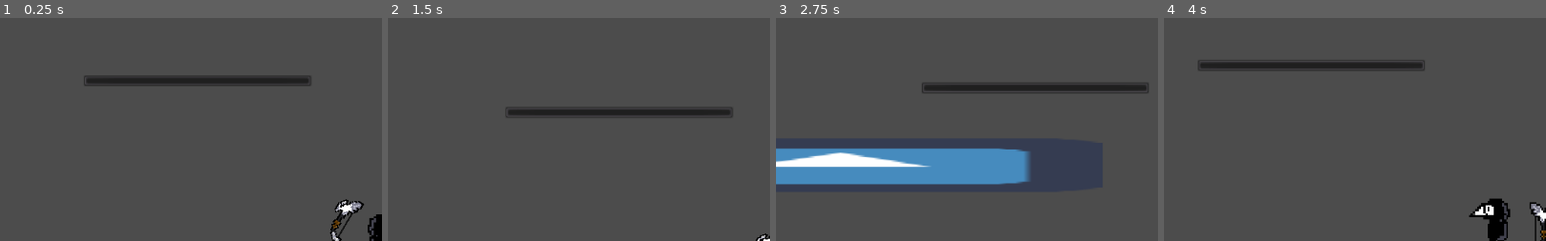
Above: before the commit, frames 1-4 (left to right).
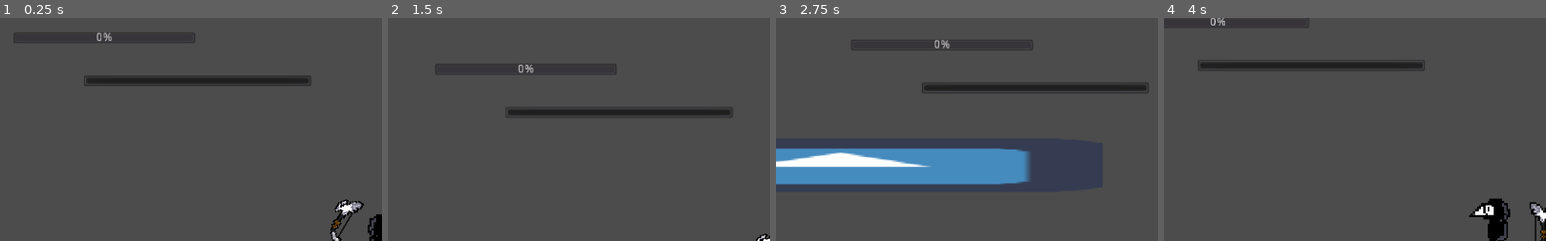
Above: after the commit, the same moments.

Repository: Takexin/Atividade-AC2-HG-3tri
Game: Godot game, scene res://scenes/main.tscn
Two runs of this game, one before a commit and one after it. Both use one fixed random seed, a clock stepped at 60 frames per second and the inputs below. The engine's default icon, where the game draws it, is replaced by a stand-in: a white triangle on a blue panel in a dark square.
Inputs:
- Up to frame 1 (0.25 s): no input
- Up to frame 2 (1.5 s): tap Enter at 0.5 s; hold D (keyRight) 0.53-1.28 s; tap P (increaseSpeed) at 0.6, 1.35 s; hold S (keyDown) from 1.28 s (still down)
- Up to frame 3 (2.75 s): release S (keyDown) at 2.03 s; hold D (keyRight) from 2.03 s (still down); tap P (increaseSpeed) at 2.1 s
- Up to frame 4 (4 s): release D (keyRight) at 2.78 s; hold W (keyUp) 2.78-3.53 s; tap P (increaseSpeed) at 2.85, 3.6 s; hold A (keyLeft) from 3.53 s (still down)
The pictures show only the part of the screen within x 0-50%, y 0-50%; the shares and areas given below are measured in that part.

The runs differ from the first frame. In frame 1, 0.3% of the frame differs, in the area x 3-51%, y 6-12%; in frame 2, 0.3%; in frame 3, 0.5%, in the area x 19-68%, y 9-15%; in frame 4, less than 0.1%.

Commit message:
adding level up function

Diff:
--- a/scenes/character.tscn
+++ b/scenes/character.tscn
@@ -78,6 +78,16 @@
 scale = Vector2( 13, 13 )
 shape = SubResource( 4 )
 
+[node name="Control" type="Control" parent="."]
+margin_right = 40.0
+margin_bottom = 40.0
+
+[node name="ProgressBar" type="ProgressBar" parent="Control"]
+margin_left = -445.0
+margin_top = -253.0
+margin_right = -225.0
+margin_bottom = -239.0
+
 [connection signal="timeout" from="Timer" to="." method="_on_Timer_timeout"]
 [connection signal="timeout" from="Timer2" to="." method="_on_Timer2_timeout"]
 [connection signal="body_entered" from="Area2D" to="." method="_on_Area2D_body_entered"]
--- a/scripts/character.gd
+++ b/scripts/character.gd
@@ -1,14 +1,25 @@
 extends KinematicBody2D
 
 export var health = 3
+export var xp = 0
+export var xpNeeded = 10
+export var level = 1
 const SPEED = 15000
 onready var timer = get_node("Timer")
 onready var timer2 = get_node("Timer2")
 onready var sprite = get_node("Sprite")
 signal foundOrb
 signal tookDamage
-export var xp = 0
+
 var enemyName = "Enemy"
+
+
+func levelUp():
+	level += 1
+	xp = 0
+	xpNeeded += xpNeeded*0.5 #50% increase each level
+
+
 func _ready():
 	$ProgressBar.max_value = health
 	$ProgressBar.value = health
